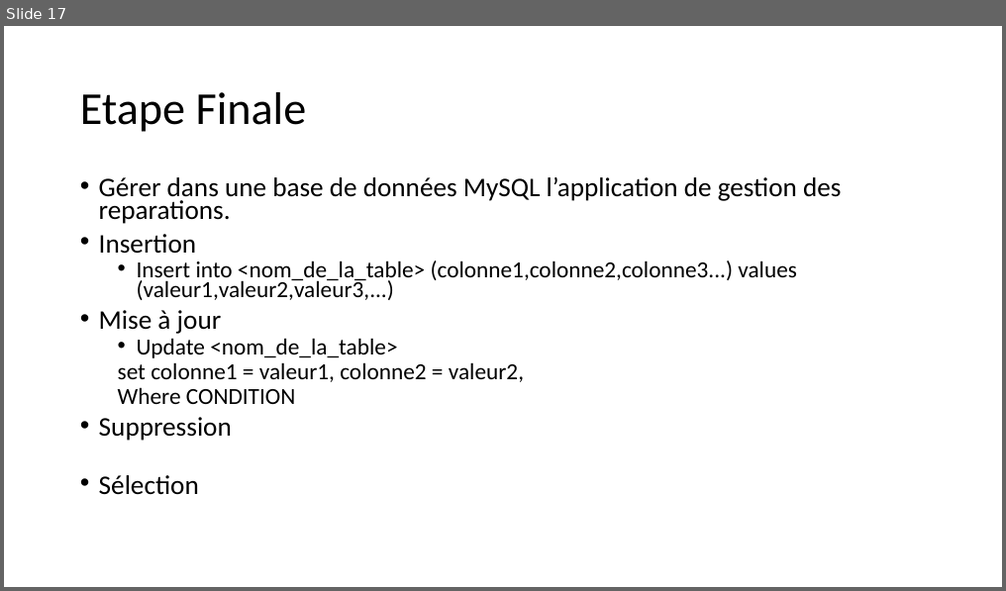
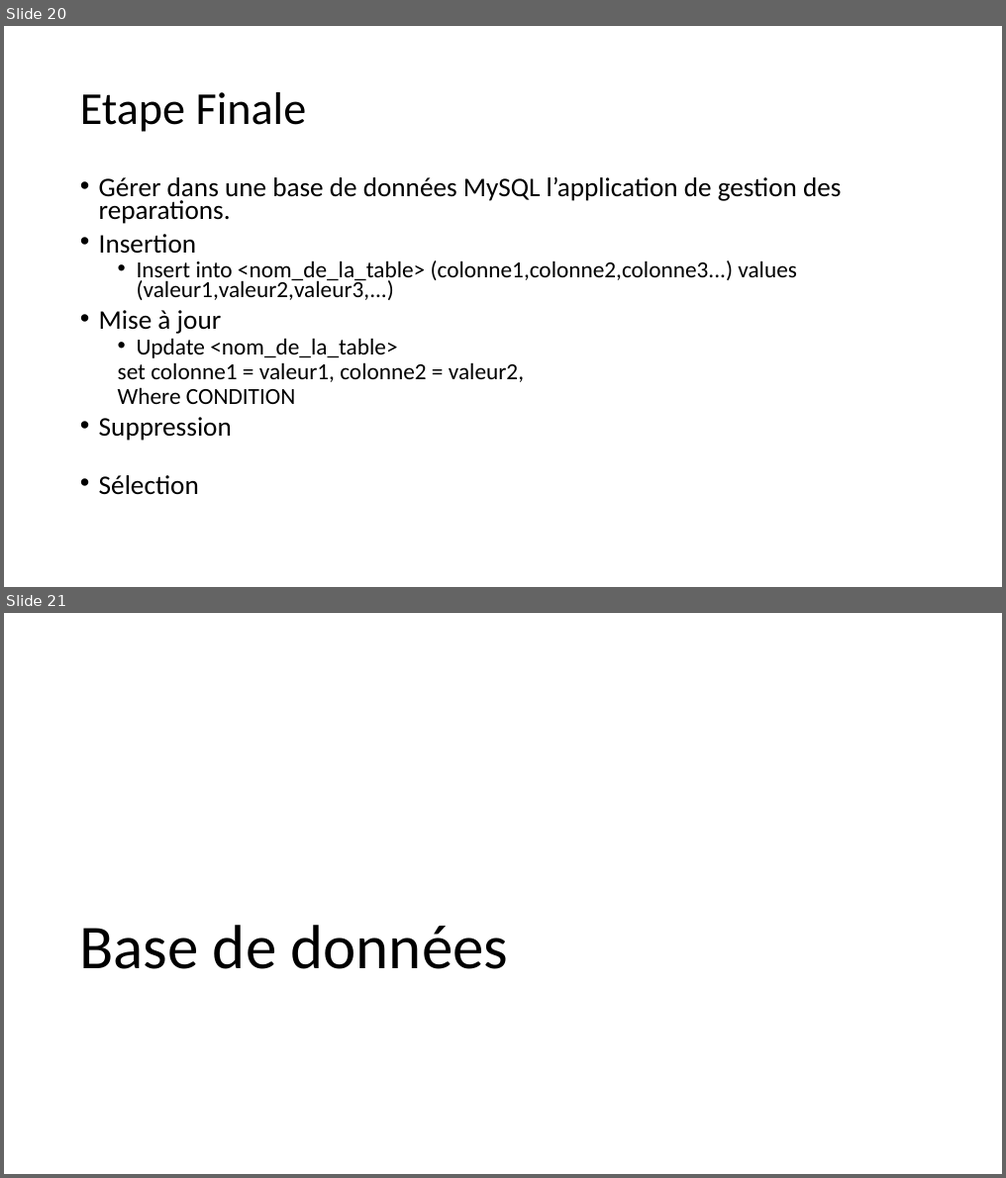
Before and after one commit to ronnykwon/TutoCNAM, a slide deck: Document/Explication.pptx. Shown one above the other, each under a label of ours: slide 17 before the commit, slides 20 and 21 after it. The pictures are 1006x591 and 1006x1178 pixels, drawn with LibreOffice and Linux fonts; fonts in the diff are those of the drawing. Boxes give left, top, right and bottom in pixels: in the first picture for what was removed or moved away, otherwise in the second. Text is boxed around its words. In the diff, an @@ line names an element or a change of style, - is before the commit and + after.

```diff
--- a/Document/Explication.pptx
+++ b/Document/Explication.pptx
@@ slide 21 added at (x1=4, y1=613, x2=1002, y2=1174), background #FFFFFF @@
@@ title added at (x1=79, y1=925, x2=509, y2=969), 60 pt, text #000000 @@
+Base de données
@@ what was slide 17 is now slide 20 @@
```
Also in this commit, not shown: 8 slides changed, 9 other slides added, 2 slides removed, 16 other files.
